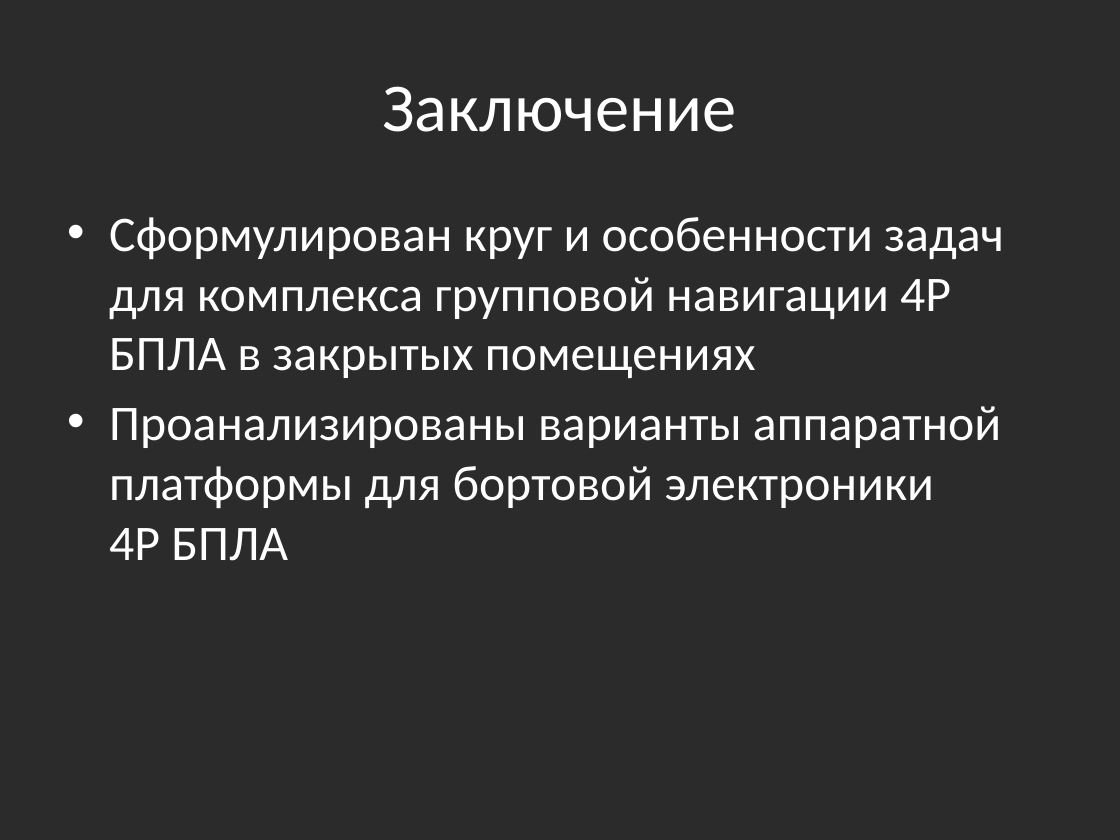
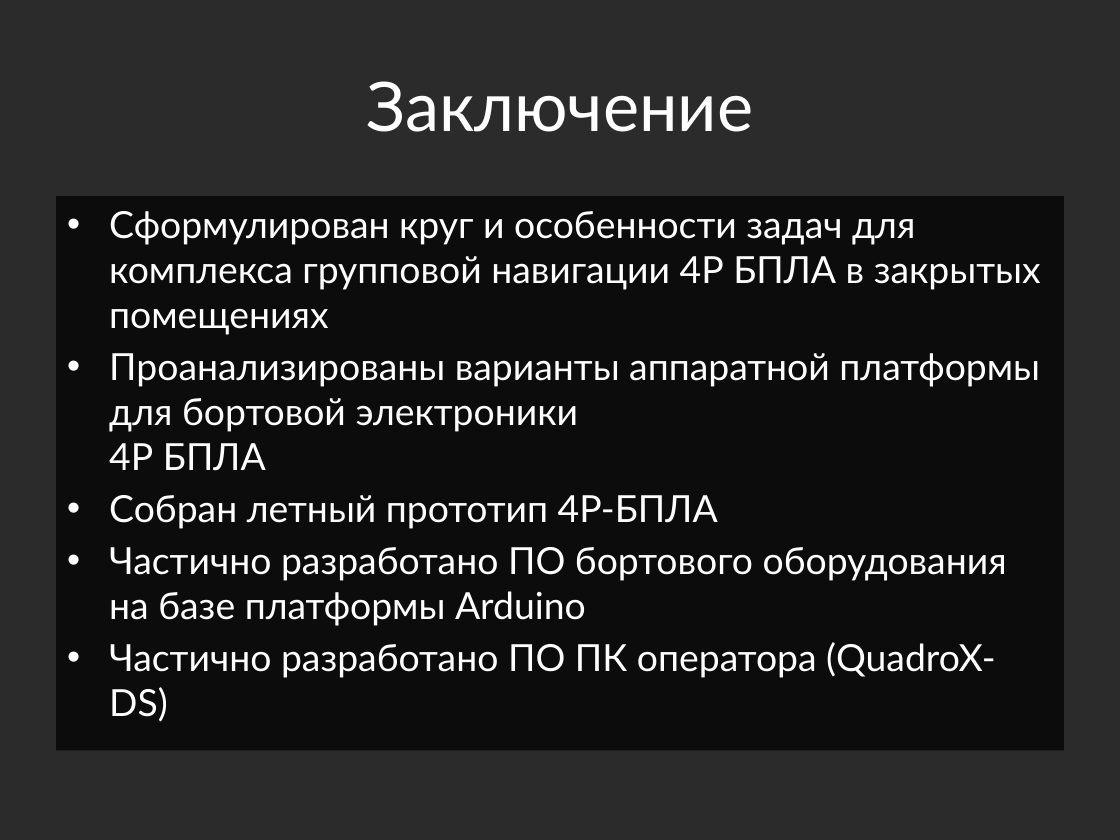
Before and after one commit to yaceq/quadro-xds, a slide deck: slide 13 of Docs/Medias2012_dhg.pptx (slide 12 before the commit). Drawn at 1120x840 pixels with LibreOffice and Linux fonts; fonts in the diff are those of the drawing; background and template pictures are left out; a plain dark background stands for a picture behind light text. Boxes give left, top, right and bottom in pixels: in the first picture for what was removed or moved away, otherwise in the second. Text is boxed around its words. In the diff, an @@ line names an element or a change of style, - is before the commit and + after.

```diff
--- a/Docs/Medias2012_dhg.pptx
+++ b/Docs/Medias2012_dhg.pptx
@@ title "Заключение" at bbox=[366, 81, 753, 132]: font Calibri to Lato @@
@@ text "Сформулирован круг и особенности задач ...": place and size @@
-text "Сформулирован круг и особенности задач ..." at bbox=[109, 217, 1004, 561]
+text "Сформулирован круг и особенности задач ..." at bbox=[56, 196, 1064, 750]
@@ text "Сформулирован круг и особенности задач ..." at bbox=[56, 196, 1064, 750]: fill none to #000000 at 70% opacity @@
@@ text at bbox=[109, 211, 1041, 471]: size 32 to 24 pt, font Calibri to Lato in "Сформулирован круг и особенности задач для комплекса ...", "Проанализированы варианты аппаратной платформы для бортовой  ..."; less space between paragraphs @@
@@ text at bbox=[109, 495, 1007, 722]: paragraphs added @@
+• Собран летный прототип 4Р-БПЛА
+• Частично разработано ПО бортового оборудования на базе платформы Arduino
+• Частично разработано ПО ПК оператора (QuadroX-DS)
```
Also in this commit, not shown: 11 other slides changed, 1 slide added, 6 other files.
